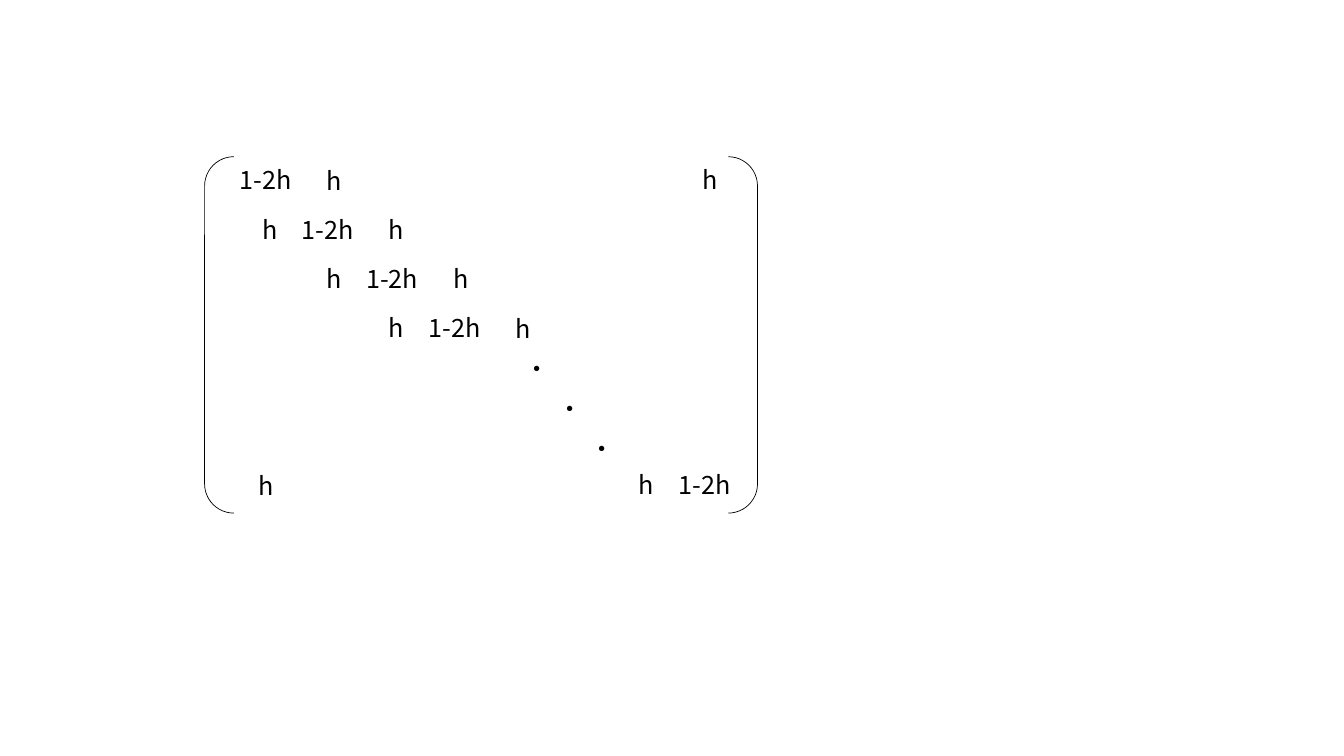
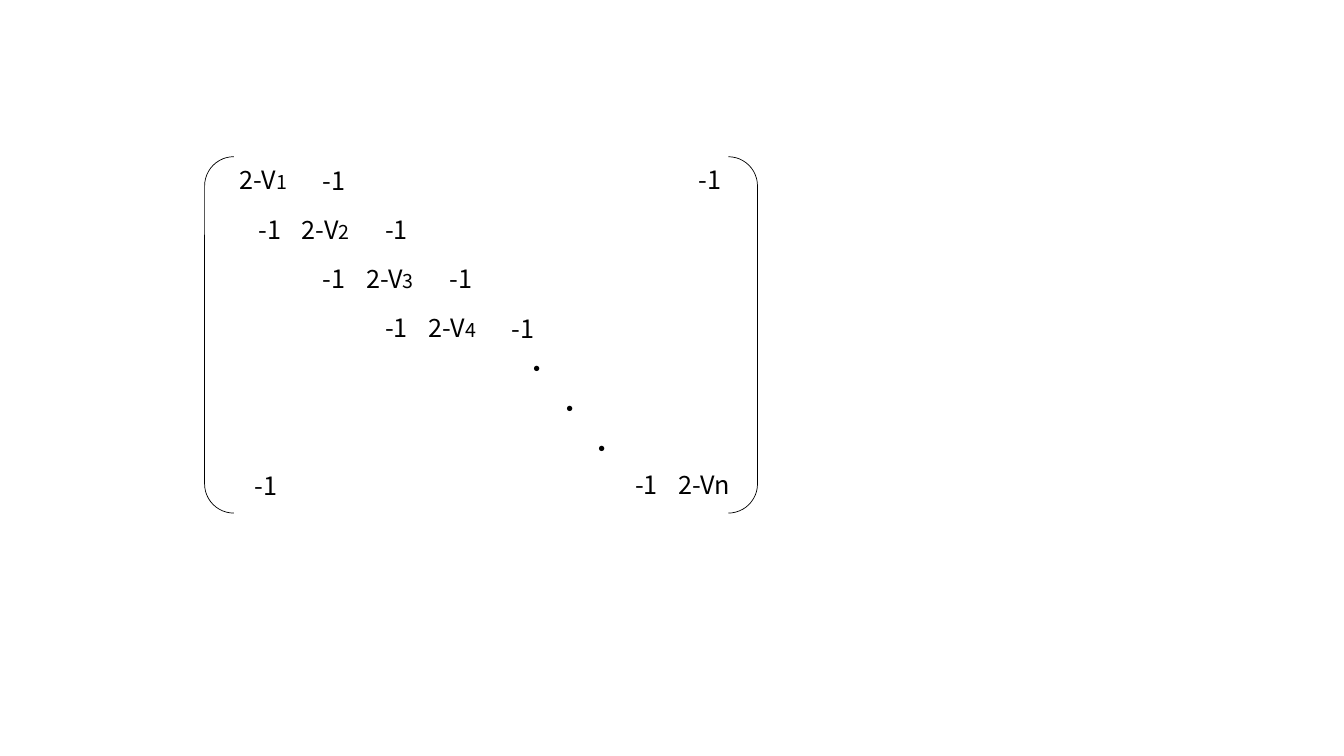
Before and after one commit to shirai708/qiita, a slide deck: slide 2 of linear/fig/fig.pptx (slide 1 before the commit). Drawn at 1344x756 pixels with LibreOffice and Linux fonts; fonts in the diff are those of the drawing. Boxes give left, top, right and bottom in pixels: in the first picture for what was removed or moved away, otherwise in the second. Text is boxed around its words. In the diff, an @@ line names an element or a change of style, - is before the commit and + after.

```diff
--- a/linear/fig/fig.pptx
+++ b/linear/fig/fig.pptx
@@ text added at (239, 170, 276, 189), 18 pt, text #000000 @@
+2-V1
@@ text at (323, 171, 346, 190): text changed @@
-1-2h
+-1
@@ text removed at (326, 170, 341, 190) @@
-h
@@ text at (699, 170, 722, 189): text changed @@
-h
+-1
@@ text at (258, 220, 281, 239): text changed @@
-1-2h
+-1
@@ text removed at (262, 219, 277, 239) @@
-h
@@ text added at (302, 220, 339, 239), 18 pt, text #000000 @@
+2-V2
@@ text at (385, 220, 408, 239): text changed @@
-h
+-1
@@ text at (323, 269, 346, 288): text changed @@
-1-2h
+-1
@@ text removed at (326, 268, 341, 288) @@
-h
@@ text added at (366, 269, 403, 288), 18 pt, text #000000 @@
+2-V3
@@ text at (449, 269, 472, 288): text changed @@
-h
+-1
@@ text at (385, 318, 408, 337): text changed @@
-1-2h
+-1
@@ text removed at (389, 317, 404, 337) @@
-h
@@ text added at (429, 318, 466, 337), 18 pt, text #000000 @@
+2-V4
@@ text at (512, 319, 535, 338): text changed @@
-h
+-1
@@ text at (255, 476, 278, 495): text changed @@
-h
+-1
@@ text at (635, 475, 658, 494): text changed @@
-1-2h
+-1
@@ text removed at (639, 474, 654, 494) @@
-h
@@ text added at (679, 475, 730, 494), 18 pt, text #000000 @@
+2-Vn
```
Also in this commit, not shown: 1 slide added, 3 other files.
